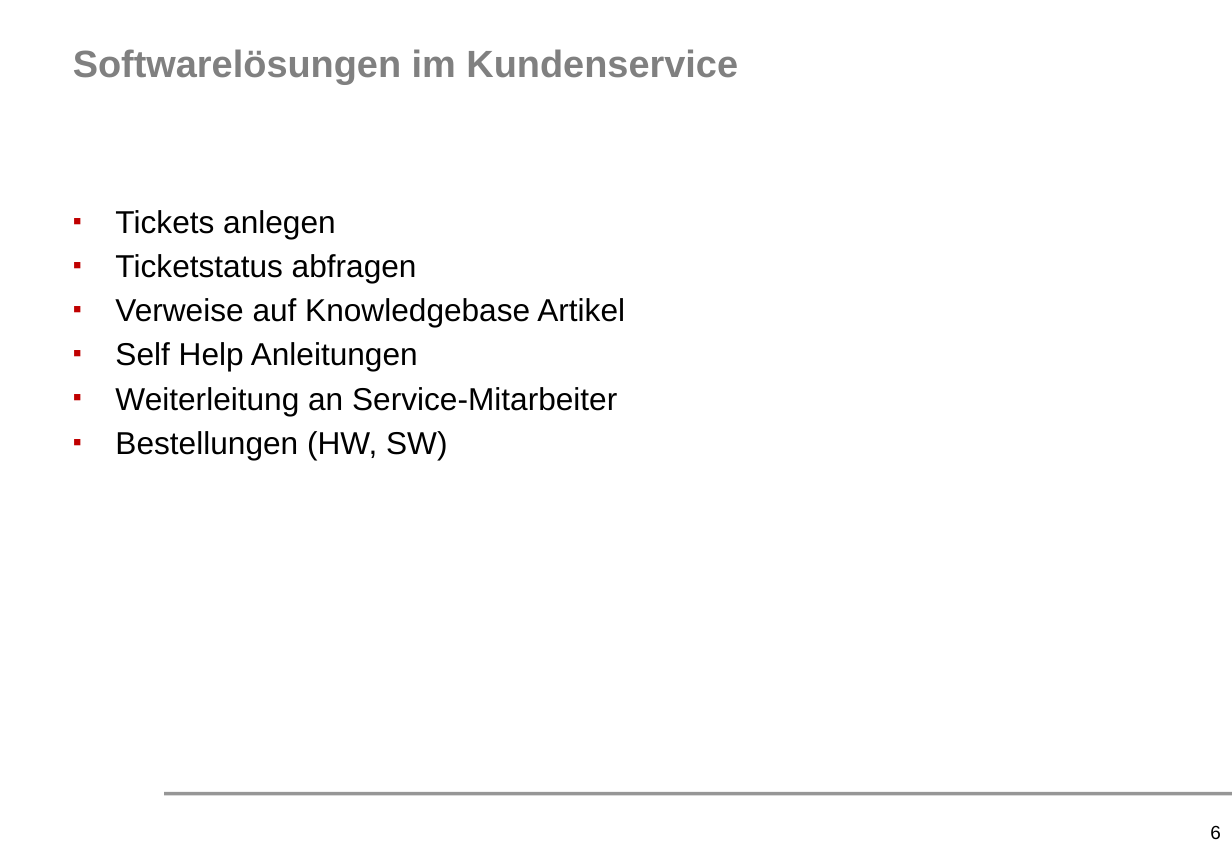
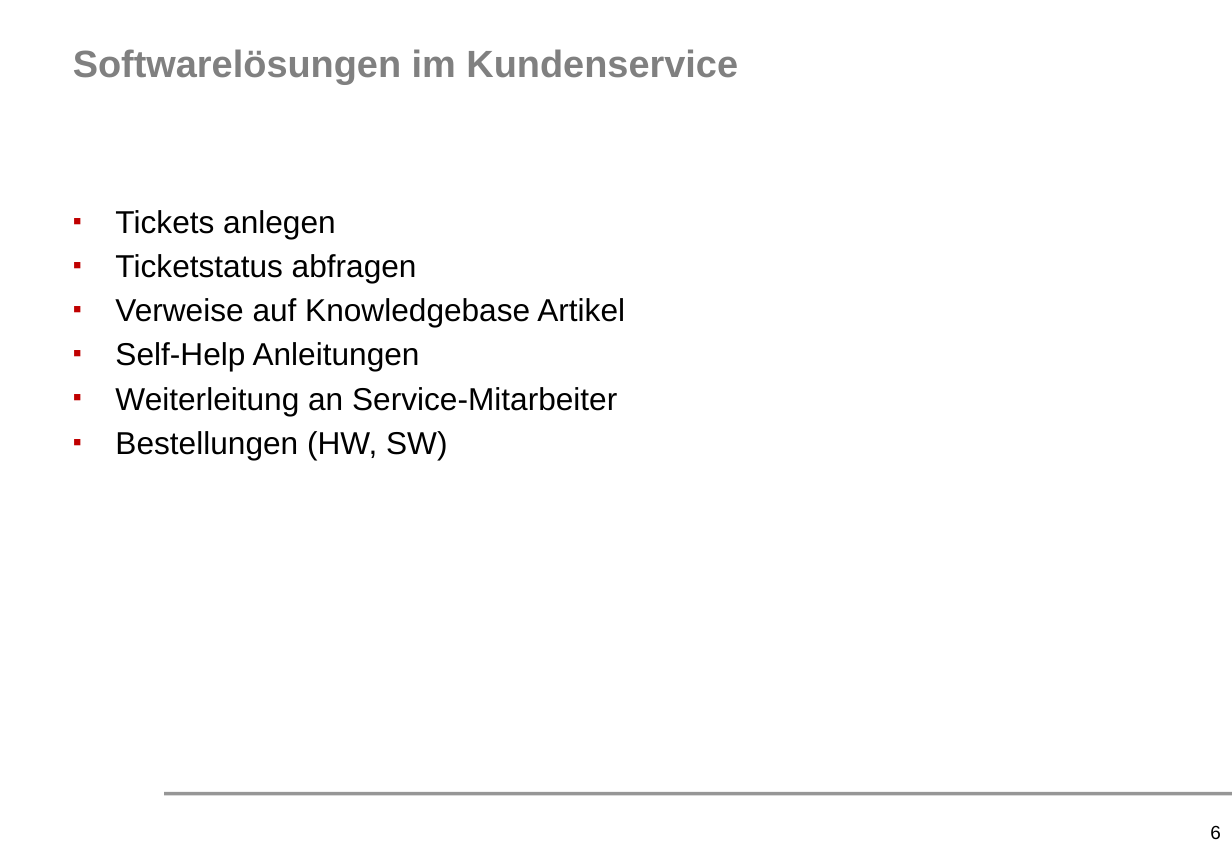
Before and after one commit to Kjani01/s06_praktika, a slide deck: slide 6 of CCFachtagung/HM-Computergrafik-Gruppe10.pptx. Drawn at 1232x853 pixels with LibreOffice and Linux fonts; fonts in the diff are those of the drawing; background and template pictures are left out. Boxes give left, top, right and bottom in pixels: in the first picture for what was removed or moved away, otherwise in the second. Text is boxed around its words. In the diff, an @@ line names an element or a change of style, - is before the commit and + after.

```diff
--- a/CCFachtagung/HM-Computergrafik-Gruppe10.pptx
+++ b/CCFachtagung/HM-Computergrafik-Gruppe10.pptx
@@ text at bbox=[115, 342, 420, 371]: text changed @@
-▪ Self Help Anleitungen
+▪ Self-Help Anleitungen
```
Also in this commit, not shown: 1 other slide changed.
